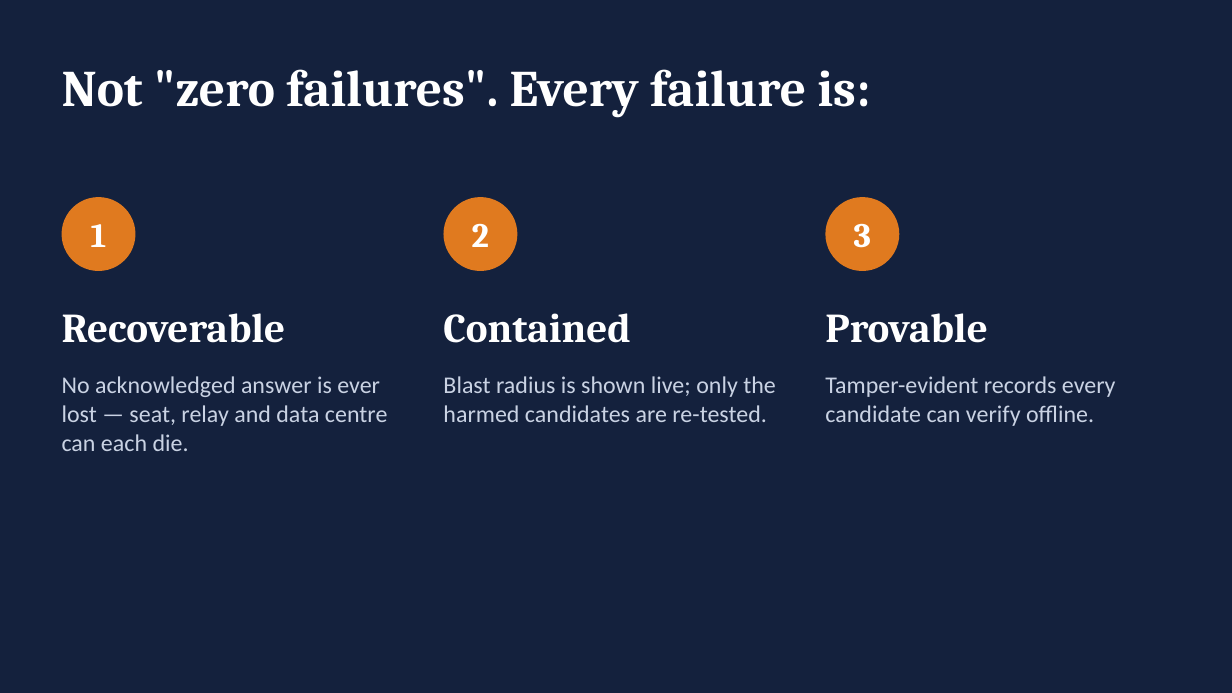
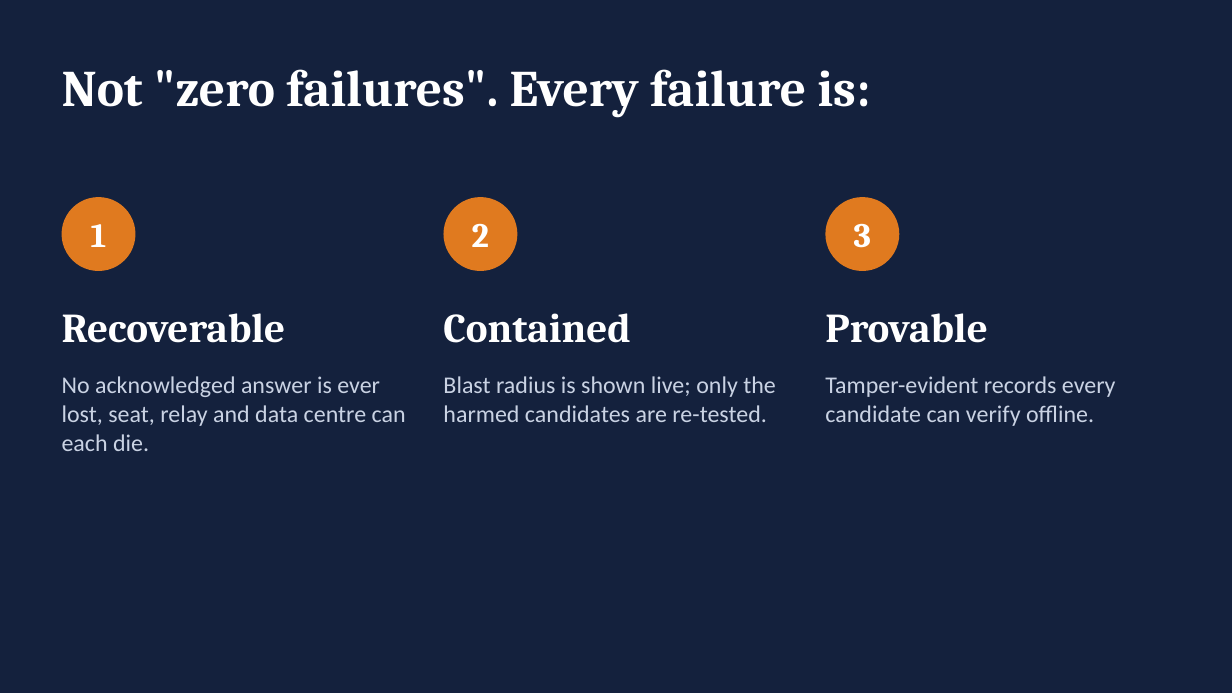
Before and after one commit to anirudh12032008/saakshi, a slide deck: slide 3 of docs/deck/saakshi.pptx. Drawn at 1232x693 pixels with LibreOffice and Linux fonts; fonts in the diff are those of the drawing. Boxes give left, top, right and bottom in pixels: in the first picture for what was removed or moved away, otherwise in the second. Text is boxed around its words. In the diff, an @@ line names an element or a change of style, - is before the commit and + after.

Commit message:
docs: solution presentation PDF, plain wording, no em dashes

```diff
--- a/docs/deck/saakshi.pptx
+++ b/docs/deck/saakshi.pptx
@@ text at (62,376,406,451): text changed @@
-No acknowledged answer is ever lost — seat, relay and data centre can each die.
+No acknowledged answer is ever lost, seat, relay and data centre can each die.
```
Also in this commit, not shown: 7 other slides changed, 2 other files.
